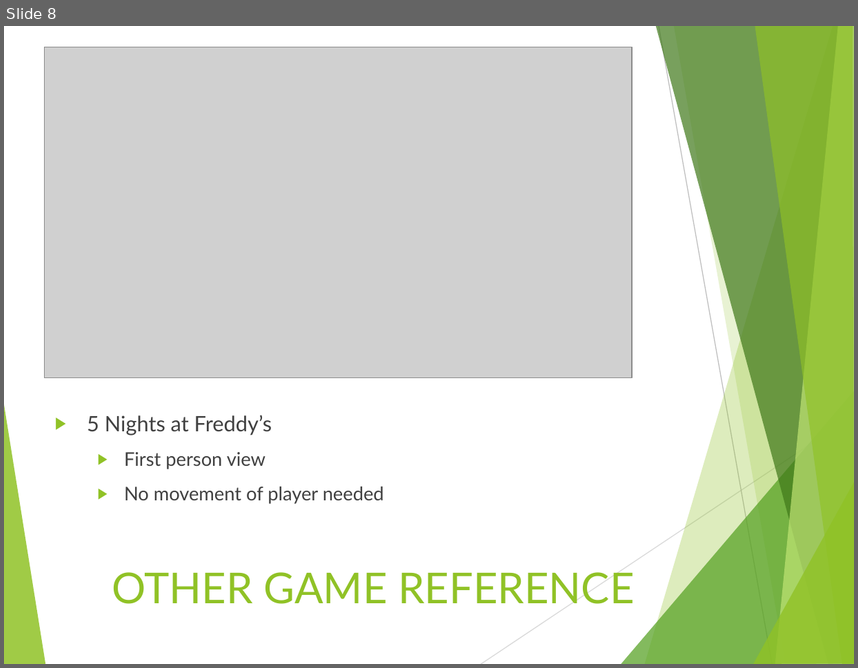
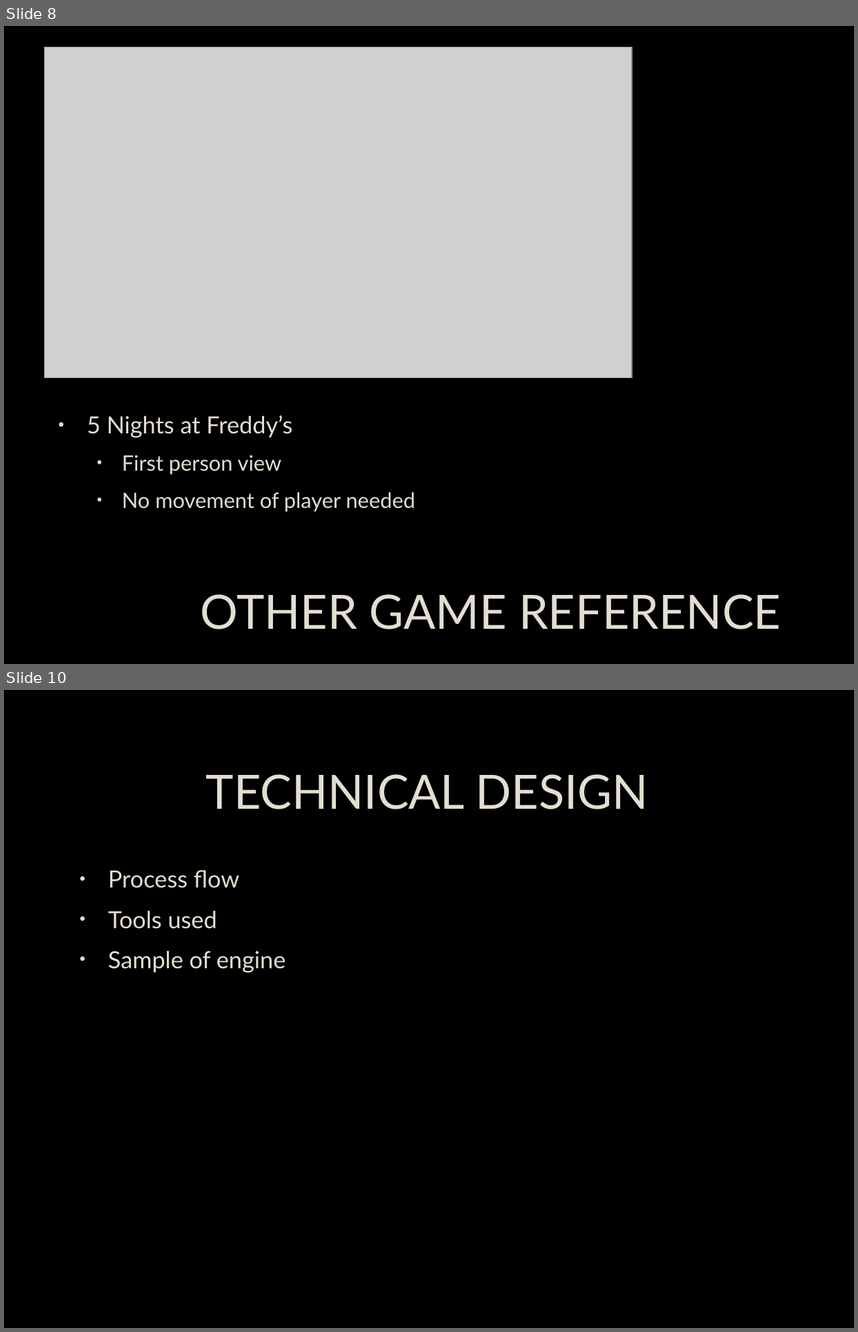
Before and after one commit to AdamReyes/apc-softdev-gd121mi12205, a slide deck: documentation/Apothecary_v2.pptx. Shown one above the other, each under a label of ours: slide 8 before the commit, slides 8 and 10 after it; the slides between them are not shown. The pictures are 858x668 and 858x1332 pixels, drawn with LibreOffice and Linux fonts; fonts in the diff are those of the drawing; grey boxes stand for pictures; background and template pictures are left out. Boxes give left, top, right and bottom in pixels: in the first picture for what was removed or moved away, otherwise in the second. Text is boxed around its words. In the diff, an @@ line names an element or a change of style, - is before the commit and + after.

```diff
--- a/documentation/Apothecary_v2.pptx
+++ b/documentation/Apothecary_v2.pptx
@@ slide 10 added at <box>4,690,854,1328</box>, background picture (left out) @@
@@ title added at <box>206,774,648,809</box>, 40 pt, text #E3DED1 @@
+TECHNICAL DESIGN
@@ text added at <box>108,870,286,972</box>, 20 pt, text #E3DED1 @@
+• Process flow
+• Tools used
+• Sample of engine
@@ slide 8 changed as well @@
@@ background #FFFFFF to picture (left out) @@
@@ text "5 Nights at Freddy’s" at <box>87,415,415,512</box>: size 18 to 20 pt in "5 Nights at Freddy’s"; text colour #404040 to #E3DED1, letter outline none to #404040 0.75 pt; size 16 to 18 pt in "First person view", "No movement of player needed"; bullet ▶ to •; bullet colour #90C226 to #E3DED1 @@
@@ group removed at <box>4,26,854,664</box>: 8 freeform shapes, 2 lines @@
@@ title "OTHER GAME REFERENCE" at <box>201,594,781,629</box>: size 36 to 40 pt, text colour #90C226 to #E3DED1, letter outline none to #404040 0.75 pt; alignment left to centre; vertical alignment top to middle @@
```
Also in this commit, not shown: 6 other slides changed, 6 other slides added, 2 slides removed, 1 other file.
